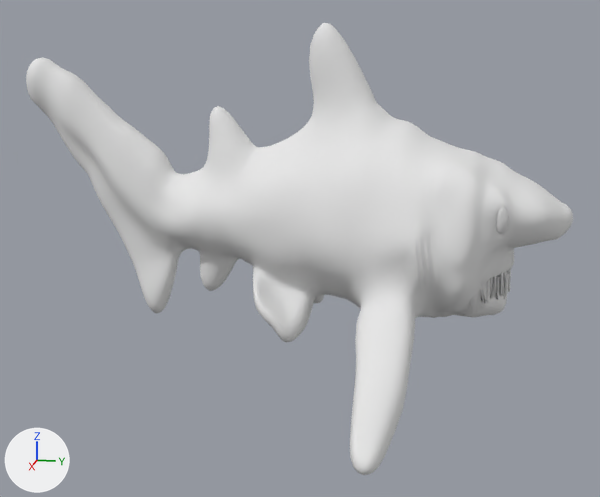
Renders of the FBX model Assets/Models/Lava Shark.fbx from each side of a commit.
The view is the same before and after, from a 50 mm lens placed at (229.1, 49.1, 87.6), pointed at (3.1, 3.9, 31.1). The lights are fixed; the arrows at lower left show +X, +Y and +Z. Where no turn or scale is listed for an object, it has been applied to the vertices.

In view in the first picture: '21861_Goblin_Shark_v1'.
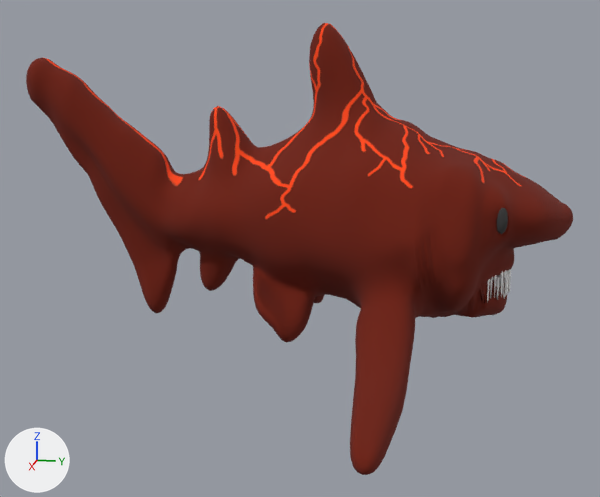
Changed parts and their boxes (x1, y1, x2, y2) in the pictures (600 x 497 px):
```json
{"object": "21861_Goblin_Shark_v1", "change": "surface changed", "before": [26, 23, 573, 475], "after": [26, 23, 573, 475], "on screen": "white to red"}
```

Scene script edits in JSON lines:
```json
{"op": "add", "block": "img_lavashark_texture_png", "code": ["img_lavashark_texture_png = load_image('LavaShark Texture.png', 'LavaShark Texture.png', 1024, 1024, 'sRGB')"]}
{"op": "remove", "block": "mat_21861_goblin_shark_v1_21861_goblin_shark_v121861_goblin_shark", "code": "mat_21861_goblin_shark_v1_21861_goblin_shark_v121861_goblin_shark.base_color = (0.8, 0.8, 0.8)  # white #e7e7e7"}
{"op": "add", "block": "mat_21861_goblin_shark_v1_21861_goblin_shark_v121861_goblin_shark", "code": "mat_21861_goblin_shark_v1_21861_goblin_shark_v121861_goblin_shark.texture = img_lavashark_texture_png  # with its transparency"}
```
